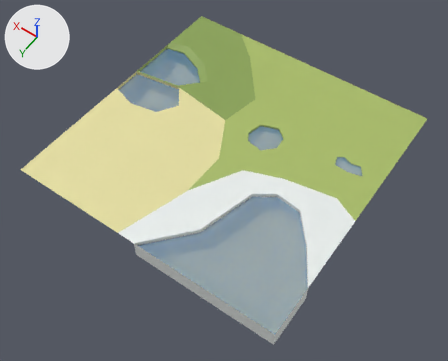
Before and after pictures for a commit that changed the Blender file Unicorns Lair/Assets/NEW Main Area - Environment/Meshes/Plane.blend.
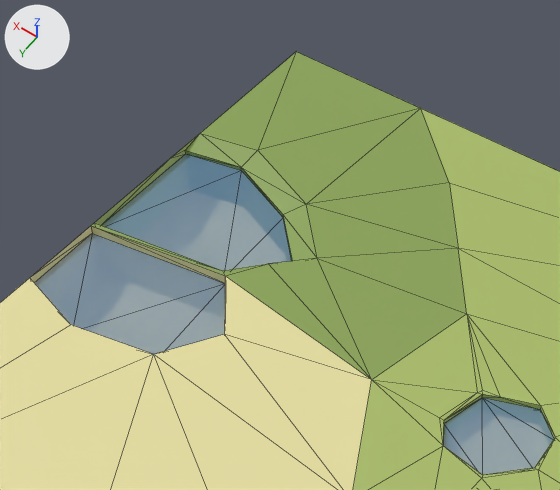
Old and new are each drawn whole from a camera (50 mm lens) standing at (-80.2, 116.3, 160.3) and looking at (-2.7, 7.8, -10.2) and again close up on the part from 24% to 64% of the width and 0% to 43% of the height. The axes (+X, +Y, +Z) are drawn at upper left. The lights are the same throughout. The last two pictures show the newer version. The close-ups show mesh edges as thin lines.
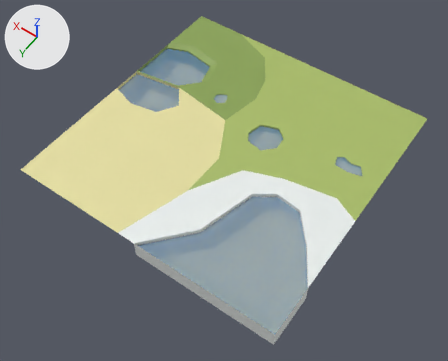
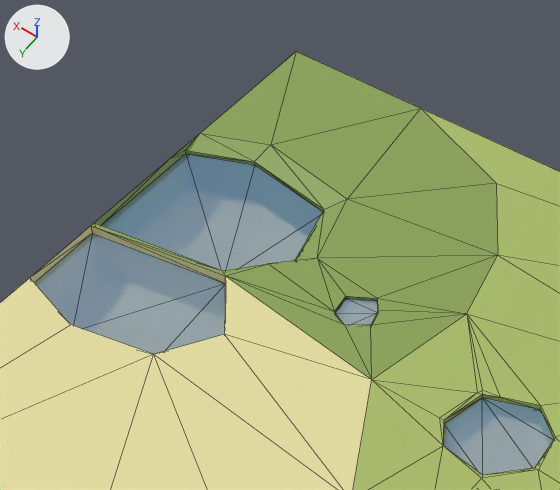
What differs and where, as boxes (x1, y1, x2, y2) in the close-ups (560 x 490 px):
part 1 of me_cube_001, cut back
    both: (102, 52, 560, 437)
part 2 of me_cube_001, recoloured
    both: (95, 138, 195, 225)

The edits, one by one:
me_cube_001 is used by ob_cube; location (0.0, 0.0, 0.0); scale (4.0, 4.0, 1.0).
me_cube_001 had 159 vertices, 126 faces and spanned x -12.5..12.5, y -12.5..12.5, z -8.2..0.3.
me_cube_001 now has 183 vertices, 147 faces and spans x -12.5..12.5, y -12.5..12.5, z -8.2..0.3.
Part 1, on me_cube_001:
1 face is deleted.
3 vertices in x 10.6, y -7.1, z -6.9..-0.4 move by (-0.2, -0.5, 0.0).
3 vertices in x 8.2, y -6.1, z -6.9..-0.4 move by (-0.9, -0.9, 0.0).
7 vertices move from x 3.0..10.7, y -10.1..-4.3, z -8.2..0.3 to x 1.9..10.4, y -10.9..-3.7, z -8.2..0.3.
18 vertices are added at x 3.2..4.5, y -4.7..-3.3, z -0.7..0.3.
6 new vertices lie (0.0, 0.0, 0.4) away from vertices in x 3.2..4.5, y -4.7..-3.3, z -0.4.
14 new faces join them, mat_jungle (green #8aa355).
1 new face joins them, mat_water (blue #709fcf).
7 new faces join them, mat_dirt (beige #e6dfa1).
me_cube_001 part 2: 3 faces spanning x 12.5, y -7.5..-2.4, z -6.9..0.3 switch from mat_grass (green #aabd68) to mat_jungle (green #8aa355).
